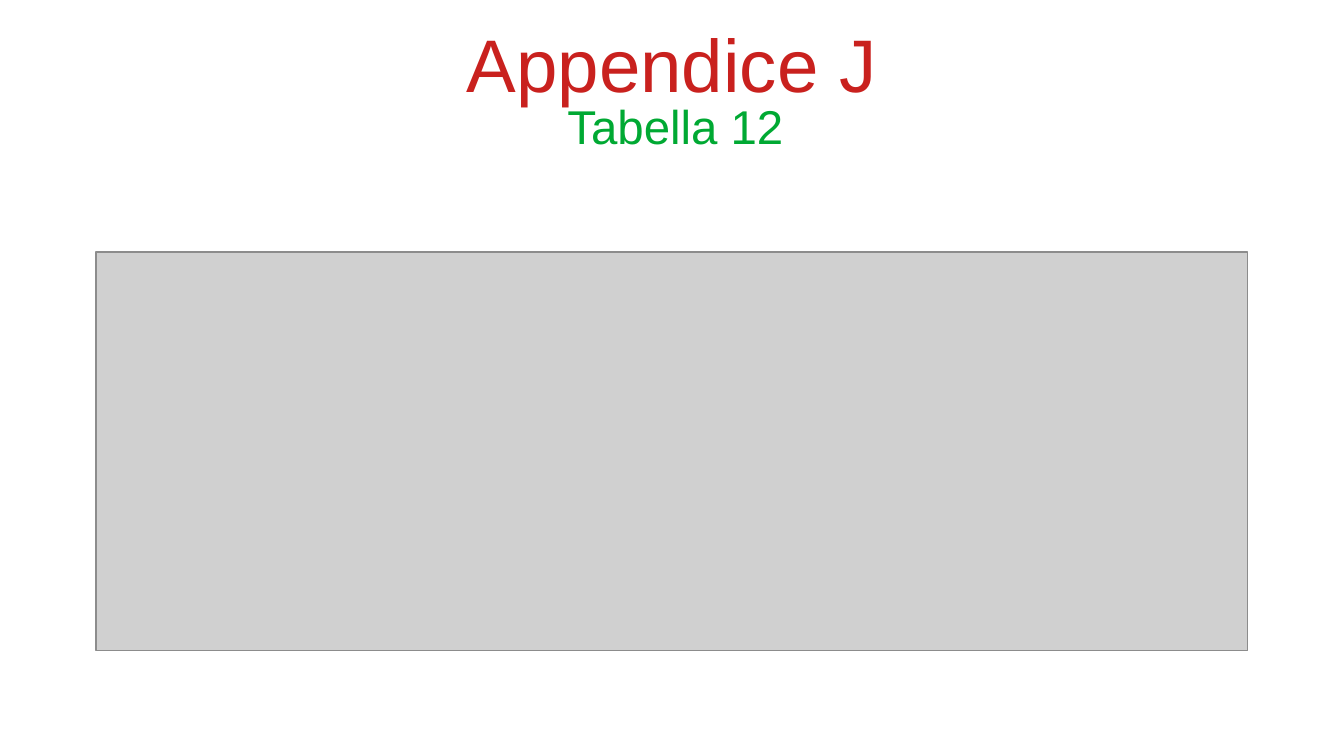
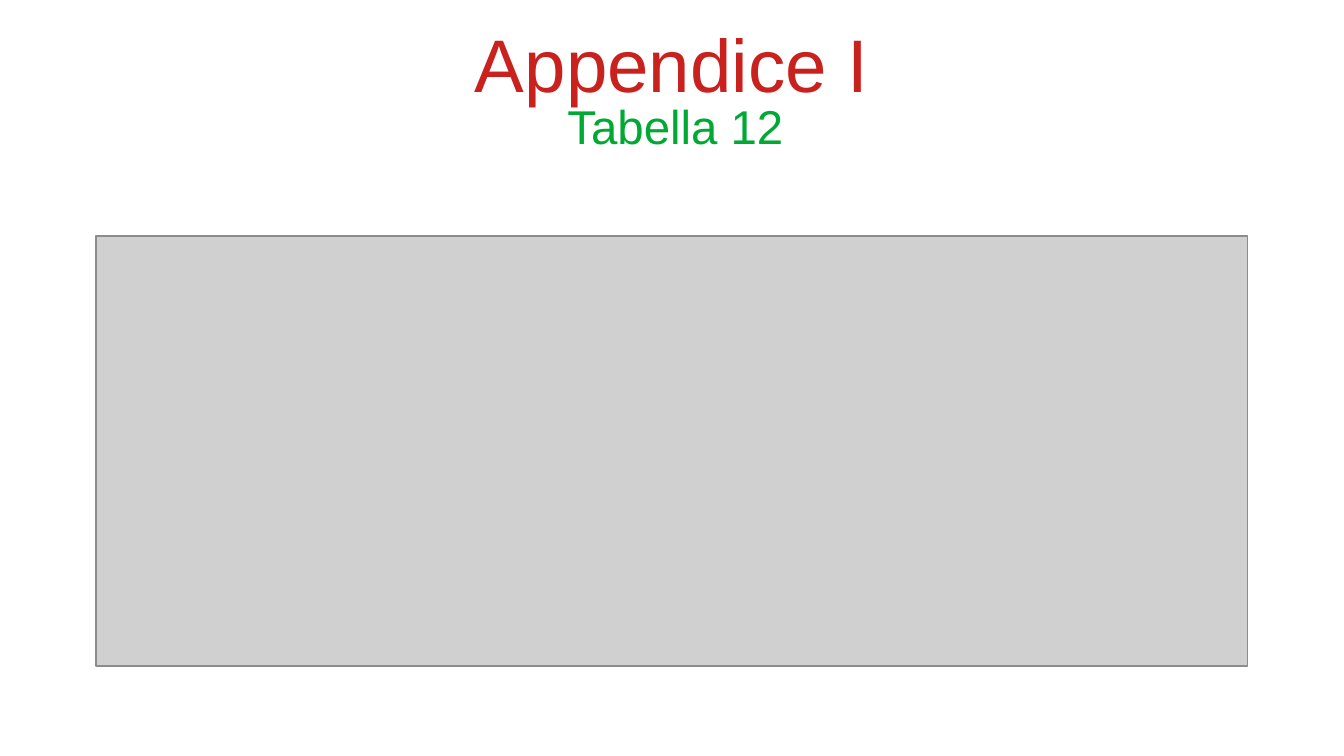
Before and after one commit to bianchi-john/PublisherClassification, a slide deck: slide 61 of Presentazioni/Paper rivista/PaperRivista.odp (slide 66 before the commit). Drawn at 1344x756 pixels with LibreOffice and Linux fonts; fonts in the diff are those of the drawing; grey boxes stand for pictures. Boxes give left, top, right and bottom in pixels: in the first picture for what was removed or moved away, otherwise in the second. Text is boxed around its words. In the diff, an @@ line names an element or a change of style, - is before the commit and + after.

```diff
--- a/Presentazioni/Paper rivista/PaperRivista.odp
+++ b/Presentazioni/Paper rivista/PaperRivista.odp
@@ title at box(475, 38, 869, 106): text changed @@
-Appendice J
+Appendice I
@@ picture: place and size @@
-picture at box(96, 252, 1249, 651)
+picture at box(96, 237, 1249, 667)
```
Also in this commit, not shown: 10 other slides changed, 11 slides added, 5 slides removed, 36 other files.
